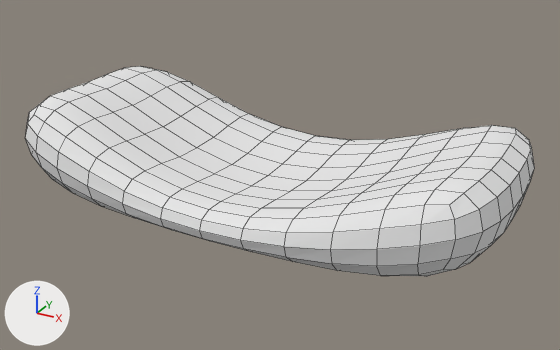
One commit to the Blender file dist/Release/MinGW-Windows/data/scene/taravel.blend: the scene before it, then after it.
The view is the same before and after, from a 50 mm lens placed at (41.8, -73.0, 39.8), pointed at (1.6, 0.1, 3.3). The lights are fixed; the arrows at lower left show +X, +Y and +Z. Mesh edges are drawn as thin lines.

The scene before the commit, as lines of its bpy script (objects in view):
```python
me_cube = bpy.data.meshes.new('Cube')
me_cube.from_pydata(...)  # 24 vertices, 22 faces; spans x -30.0..30.0, y -15.0..15.0, z -1.0..18.0
me_cube.materials.append(mat_material)  # its picture is missing
ob_cube = bpy.data.objects.new('Cube', me_cube)
ob_cube.location = (0.0, 0.0, 0.0)
_m = ob_cube.modifiers.new('Subsurf', 'SUBSURF')
```
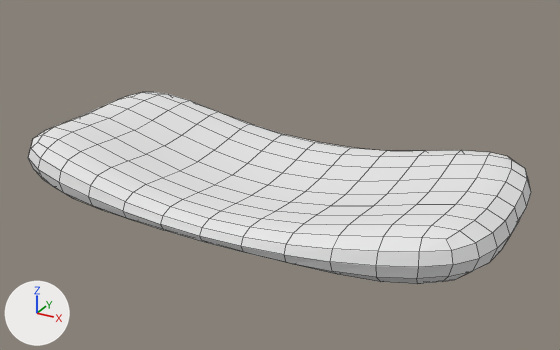
Diff of the bpy script that builds the scene:
```diff
--- a/dist/Release/MinGW-Windows/data/scene/taravel.blend.py
+++ b/dist/Release/MinGW-Windows/data/scene/taravel.blend.py
@@ me_cube @@
 me_cube.from_pydata(...)  # 24 vertices, 22 faces; spans x -30.0..30.0, y -15.0..15.0, z -1.0..18.0
 # used by ob_cube; location = (0.0, 0.0, 0.0)
+# me_cube part 1: all 6 vertices in x -30.0..30.0, y -15.0..15.0, z 14.0..18.0 are moved by (0.0, 0.0, -6.0)
+# me_cube part 2: all 6 vertices in x -10.0..10.0, y -15.0..15.0, z 1.0..5.0 are moved by (0.0, 0.0, -1.0)
 me_cube.materials.append(mat_material)
```

Pixel boxes (x1, y1, x2, y2) of what changed, in the pictures (560 x 350 px; the box of a moved part takes in the faces that stretch with it):
'Cube', reshaped (9% shorter)
    before: (26, 66, 535, 276)
    after: (28, 92, 531, 284)
part 1 of me_cube, moved or reshaped
    before: (28, 99, 535, 270)
    after: (30, 98, 531, 282)
part 2 of me_cube, moved or reshaped
    before: (26, 66, 516, 276)
    after: (28, 92, 511, 284)
